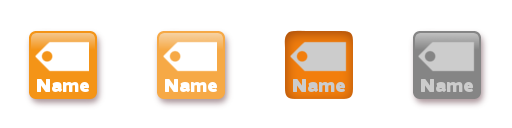
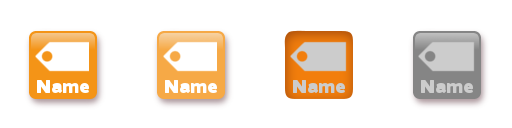
The second 512x128 image is a revision of the first. Changes to its layers:
painted on "Clipboard" over (x1=37, y1=79, x2=473, y2=93)
